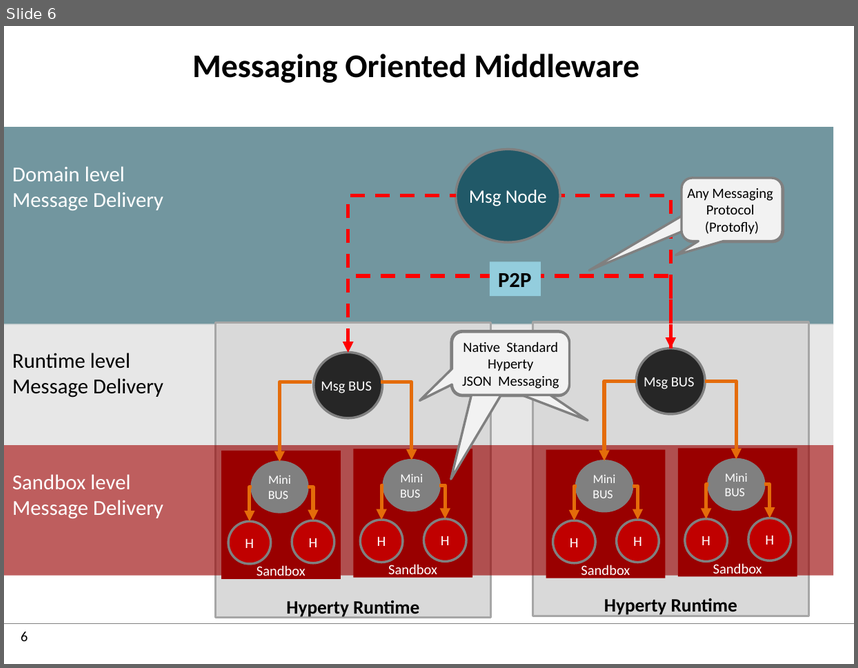
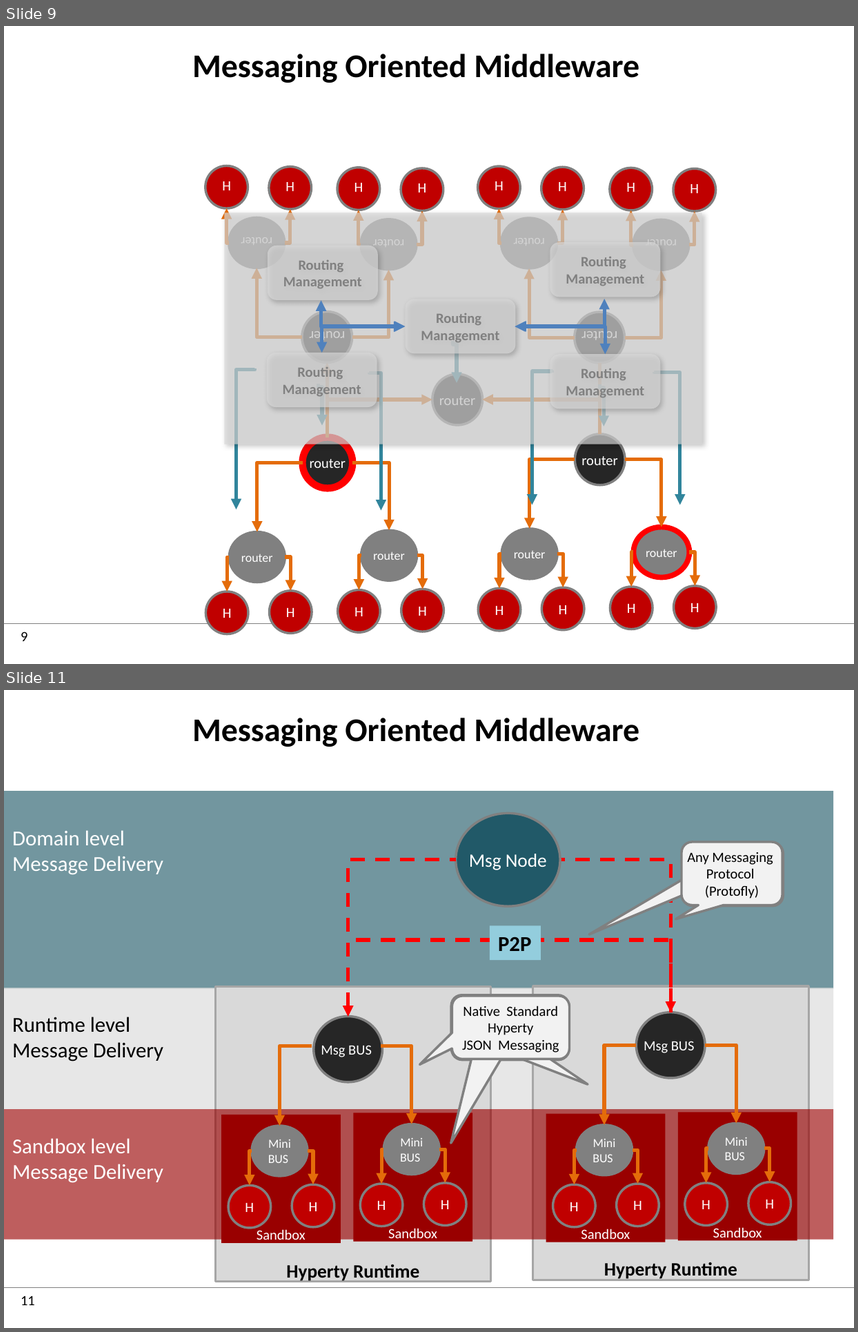
Before and after one commit to reTHINK-project/dev-service-framework, a slide deck: docs/manuals/images.pptx. Shown one above the other, each under a label of ours: slide 6 before the commit, slides 9 and 11 after it; the slides between them are not shown. The pictures are 858x668 and 858x1332 pixels, drawn with LibreOffice and Linux fonts; fonts in the diff are those of the drawing; background and template pictures are left out. Boxes give left, top, right and bottom in pixels: in the first picture for what was removed or moved away, otherwise in the second. Text is boxed around its words. In the diff, an @@ line names an element or a change of style, - is before the commit and + after.

Commit message:
messaging middleware doc initial version

```diff
--- a/docs/manuals/images.pptx
+++ b/docs/manuals/images.pptx
@@ slide 9 added at (x1=4, y1=26, x2=854, y2=664), background #FFFFFF; not listed: 2 template elements that a slide beside it also shows @@
@@ title added at (x1=192, y1=54, x2=639, y2=83), 28 pt, text #000000, bold @@
+Messaging Oriented Middleware
@@ group added at (x1=224, y1=212, x2=702, y2=443): 5 rounded rectangles, 4 elbow double arrows, 1 rectangle @@
+Routing
+Management
+Routing
+Management
+Routing
+Management
+Routing
+Management
+Routing
+Management
@@ group added at (x1=205, y1=165, x2=716, y2=634): 29 ellipses, 28 elbow arrows @@
+router
+router
+H
+H
+router
+H
+H
+router
+router
+router
+H
+H
+router
+H
+H
+router
+router
+H
+H
+router
+H
+H
+router
+router
+H
+H
+router
+H
+H
@@ group added at (x1=236, y1=341, x2=680, y2=510): 7 elbow arrows @@
@@ what was slide 6 is now slide 11 @@
@@ page number at (x1=21, y1=1295, x2=35, y2=1305): text changed @@
-6
+11
```
Also in this commit, not shown: 1 slide changed, 4 other slides added, 4 other files.
